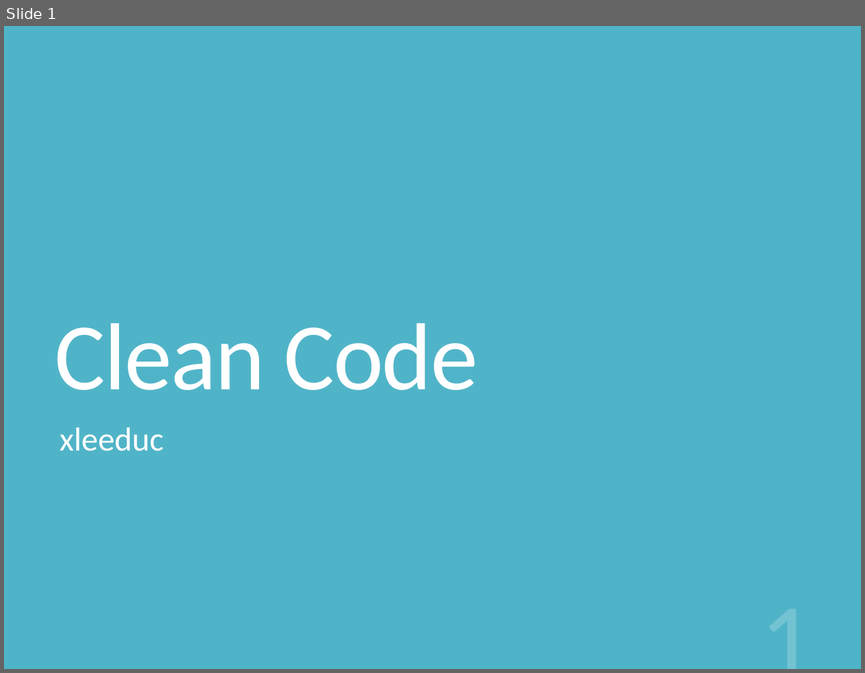
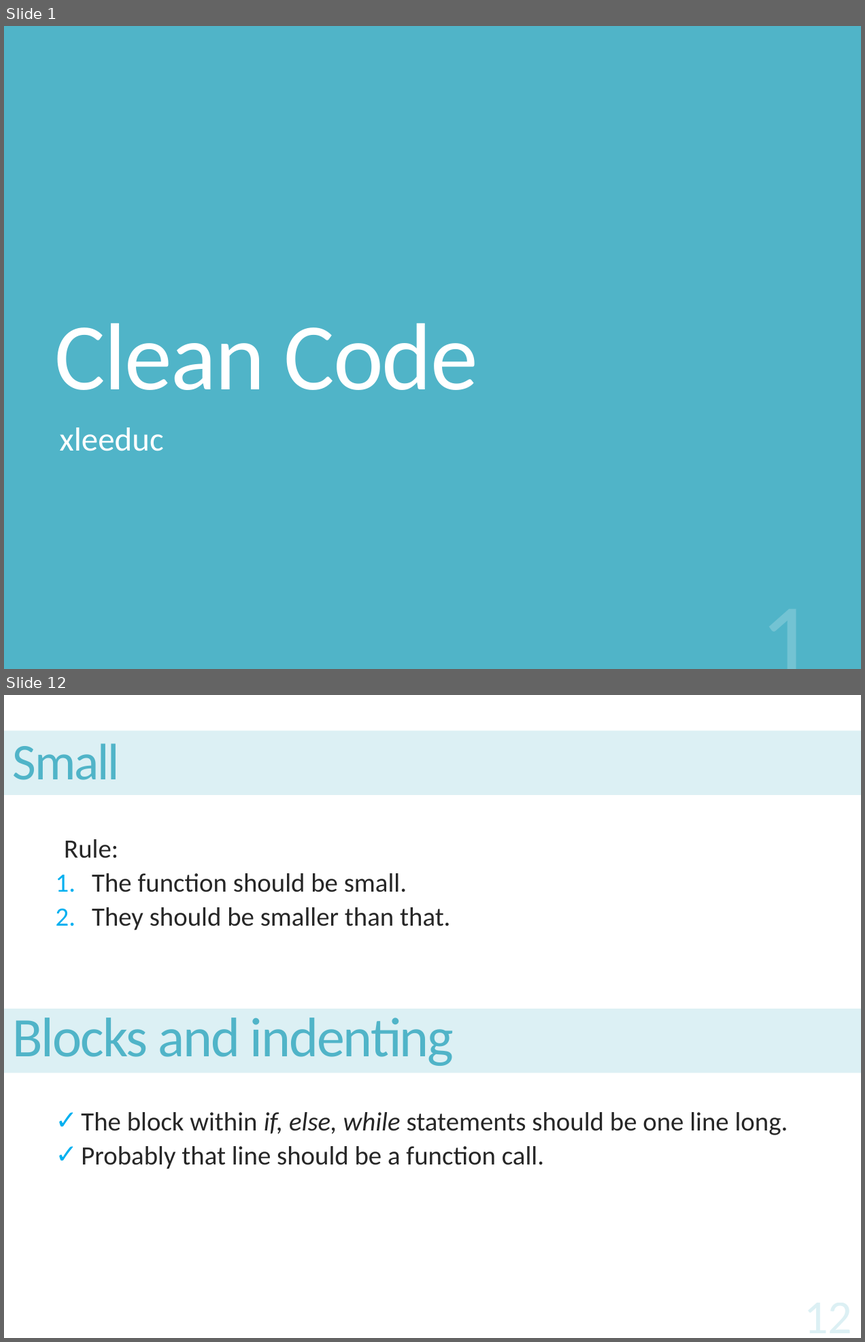
Before and after one commit to Monkey-D-Kid/CleanCode, a slide deck: CleanCode.pptx. Shown one above the other, each under a label of ours: slide 1 before the commit, slides 1 and 12 after it; the slides between them are not shown. The pictures are 865x673 and 865x1342 pixels, drawn with LibreOffice and Linux fonts; fonts in the diff are those of the drawing. Boxes give left, top, right and bottom in pixels: in the first picture for what was removed or moved away, otherwise in the second. Text is boxed around its words. In the diff, an @@ line names an element or a change of style, - is before the commit and + after.

```diff
--- a/CleanCode.pptx
+++ b/CleanCode.pptx
@@ slide 12 added at [4, 695, 861, 1338], background #FFFFFF @@
@@ title added at [4, 731, 861, 795], fill #DCF0F4, 43.2 pt, text #50B4C8 @@
+Small
@@ text added at [64, 839, 788, 1169], 22.2 pt, text #262626 @@
+  Rule:
+  1. The function should be small.
+  2. They should be smaller than that.
+  ✓ The block within if, else, while statements should be one line long.
+  ✓ Probably that line should be a function call.
@@ rectangle added at [4, 1008, 861, 1073], fill #DCF0F4, 46.8 pt, text #50B4C8 @@
+Blocks and indenting
```
Also in this commit, not shown: 9 slides changed, 18 other slides added, 1 other file.
